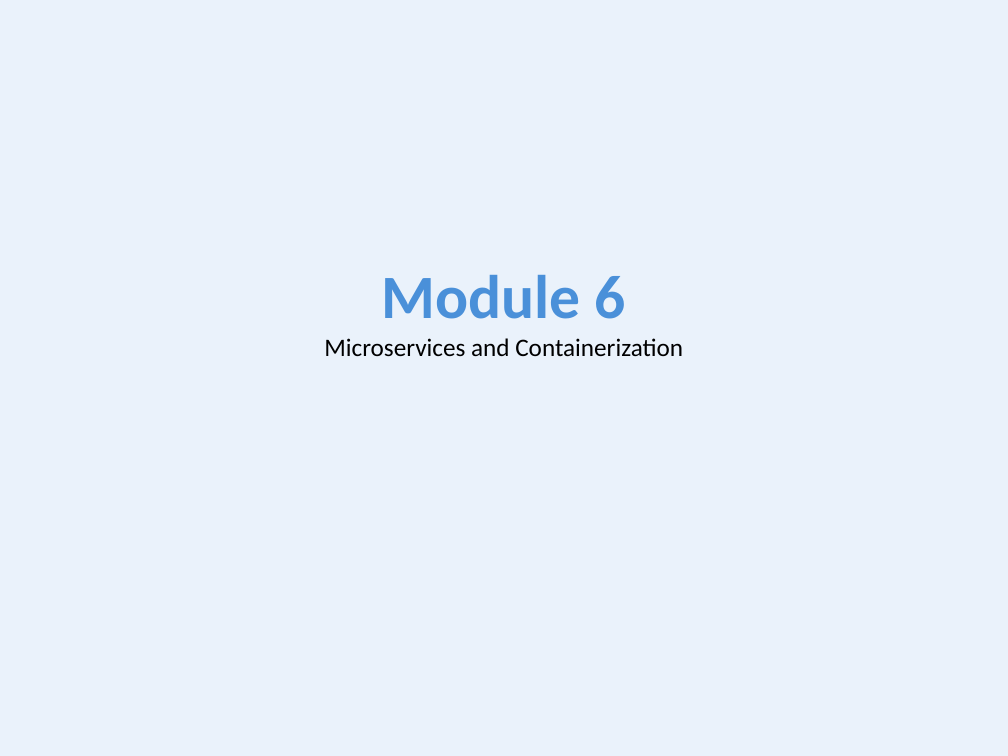
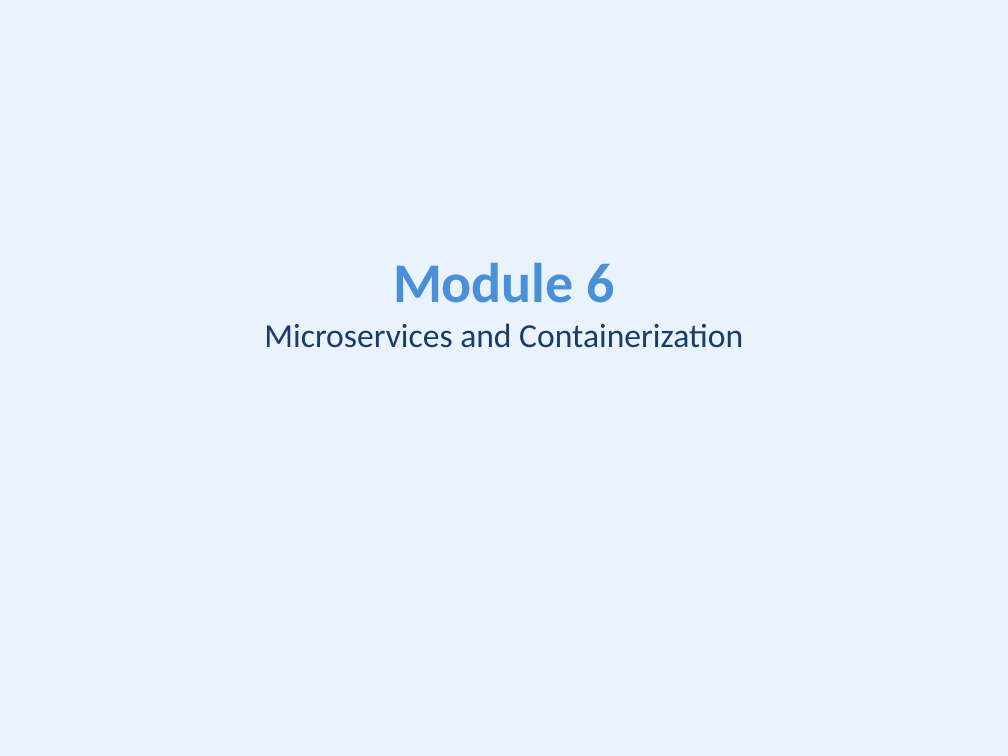
Before and after one commit to kumbulanit/devopsplaformngr, a slide deck: slide 2 of slides/DevOps-PlatformEngineering-Day2.pptx. Drawn at 1008x756 pixels with LibreOffice and Linux fonts; fonts in the diff are those of the drawing. Boxes give left, top, right and bottom in pixels: in the first picture for what was removed or moved away, otherwise in the second. Text is boxed around its words. In the diff, an @@ line names an element or a change of style, - is before the commit and + after.

```diff
--- a/slides/DevOps-PlatformEngineering-Day2.pptx
+++ b/slides/DevOps-PlatformEngineering-Day2.pptx
@@ text at (x1=264, y1=262, x2=743, y2=348): text changed; size 18 to 24 pt; text colour #000000 to #1A3C6C @@
-Module 6
-Microservices and Containerization
+Module 6
+Microservices and Containerization
```
Also in this commit, not shown: 2 other slides changed, 94 slides added, 3 slides removed, 39 other files.
